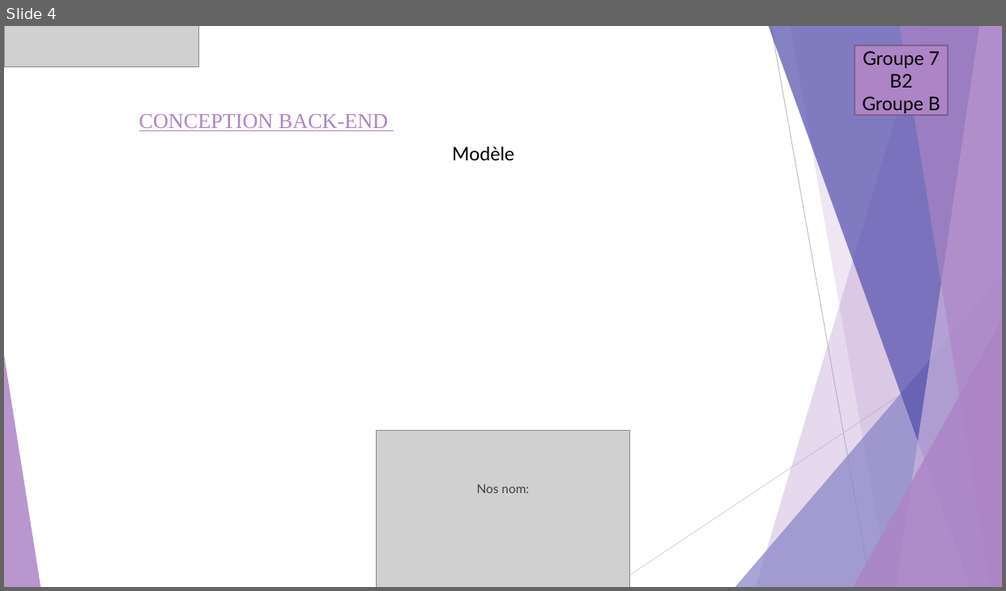
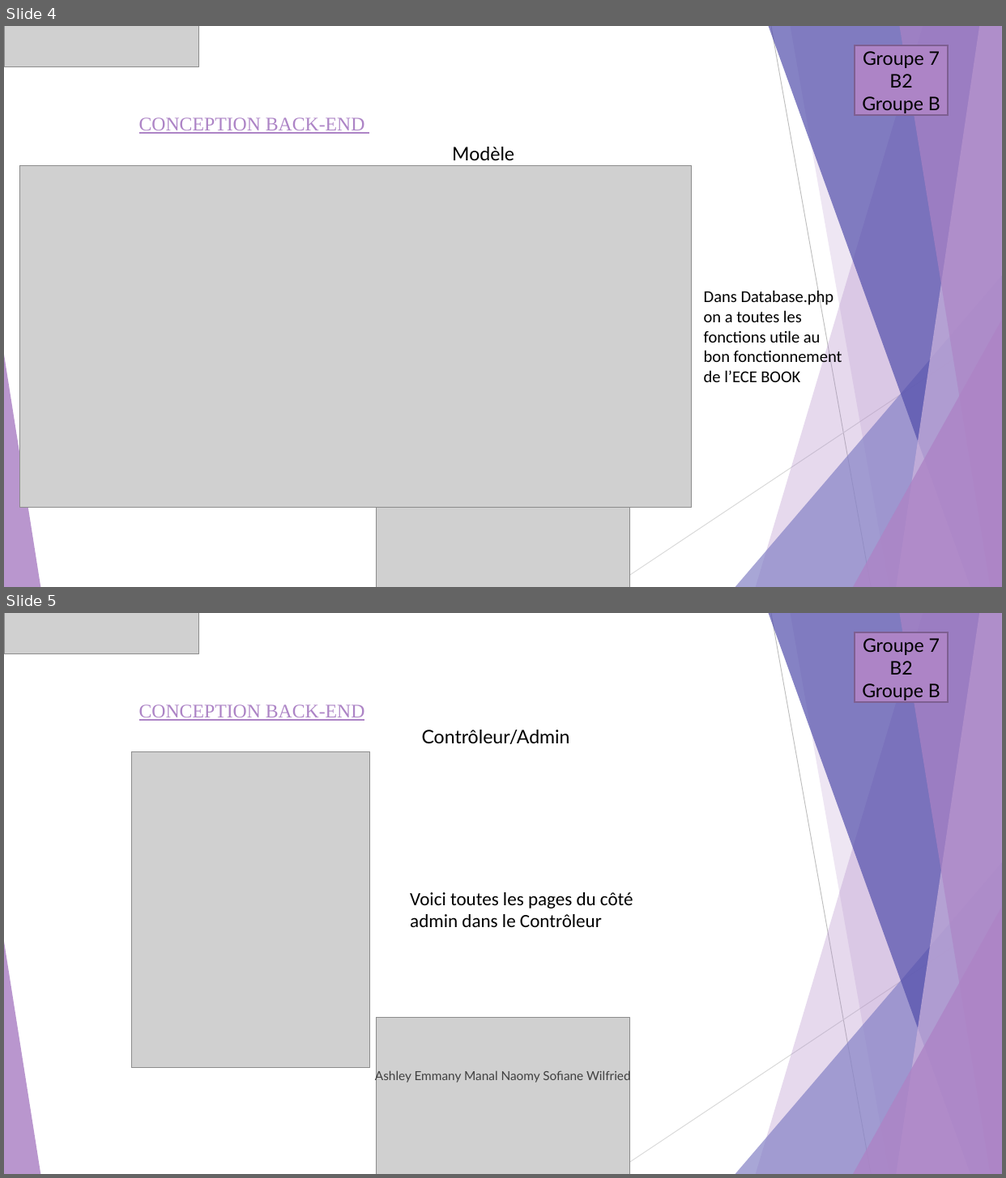
Before and after one commit to Ntumba21/tech1, a slide deck: doc/slide PROJET TECHNOLOGIQUE.odp. Shown one above the other, each under a label of ours: slide 4 before the commit, slides 4 and 5 after it. The pictures are 1006x591 and 1006x1178 pixels, drawn with LibreOffice and Linux fonts; fonts in the diff are those of the drawing; grey boxes stand for pictures. Boxes give left, top, right and bottom in pixels: in the first picture for what was removed or moved away, otherwise in the second. Text is boxed around its words. In the diff, an @@ line names an element or a change of style, - is before the commit and + after.

```diff
--- a/doc/slide PROJET TECHNOLOGIQUE.odp
+++ b/doc/slide PROJET TECHNOLOGIQUE.odp
@@ slide 5 added at [4,613,1002,1174], background #FFFFFF; not listed: 10 template elements that a slide beside it also shows @@
@@ picture added at [4,613,198,653] @@
@@ freeform shape added at [855,632,948,702], fill #AD84C6, outline #7E5F91 1.5 pt, 18 pt, text #000000 @@
+Groupe 7
+B2 Groupe B
@@ title added at [139,705,365,721], 18.5 pt, text #AD84C6, underline @@
+CONCEPTION BACK-END
@@ text added at [422,730,570,744], 18 pt, text #000000 @@
+Contrôleur/Admin
@@ picture added at [131,752,370,1067] @@
@@ text added at [410,892,633,927], 18 pt, text #000000 @@
+Voici toutes les pages du côté admin dans le Contrôleur
@@ picture added at [377,1017,630,1174] @@
@@ text added at [375,1069,631,1083], 12 pt, text #404040 @@
+Ashley Emmany Manal Naomy Sofiane Wilfried
@@ slide 4 changed as well @@
@@ title "CONCEPTION BACK-END" at [139,118,365,134]: size 20.4 to 18.5 pt; line spacing 0.8 to 0.9 @@
@@ picture added at [19,166,692,508] @@
@@ text added at [704,288,842,382], 16 pt, text #000000 @@
+Dans Database.php on a toutes les fonctions utile au bon fonctionnement de l’ECE BOOK
@@ text removed at [477,484,529,493] @@
-Nos nom:
```
Also in this commit, not shown: 9 other slides changed, 1 other file.
